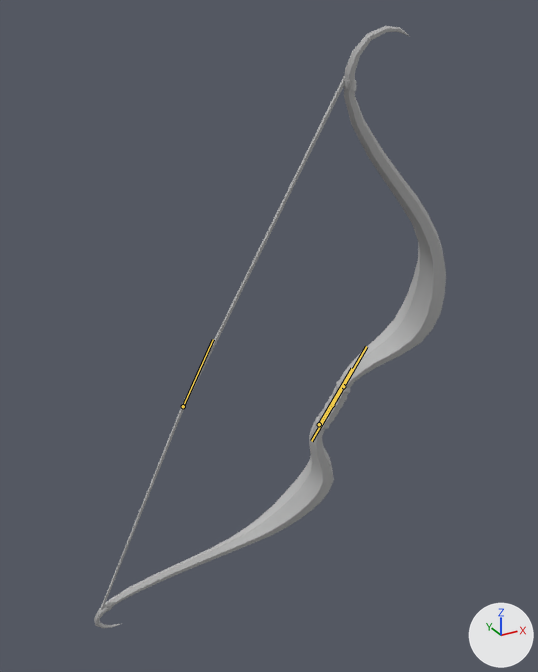
An edit to the FBX model Assets/Prefabs/Bow/Bow (only anim).fbx, drawn before and after from the same camera.
One viewpoint serves both versions: a camera (50 mm lens) standing at (-1.09, -1.55, 0.92) and looking at (-0.2, 0.06, 0.11). Lighting does not change. The marker at lower right points along +X, +Y and +Z. Both versions are drawn at frame 46 of the action 'Bow_StopAim'; the numbers are the values there. The bones that bend it are drawn over the model as lines.

Names of what the first picture shows: 'Bow_Mesh'.
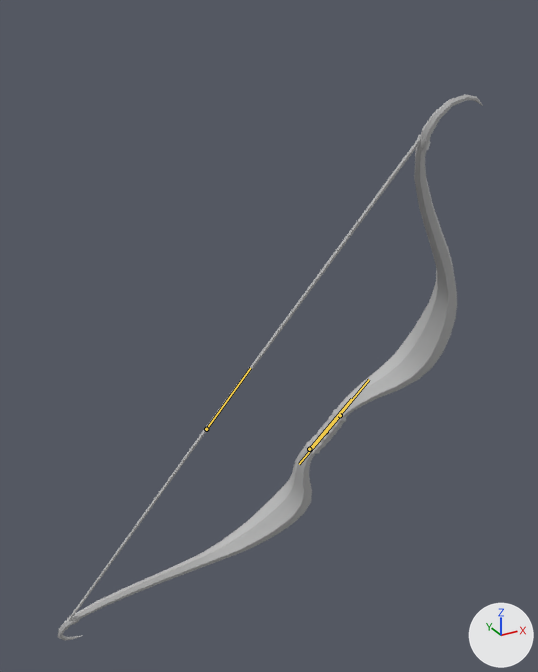
Changed parts and their boxes (x1, y1, x2, y2) in the pictures (538 x 672 px):
'Bow_Mesh', posed (21% wider, 9% shorter): before (94, 26, 446, 628); after (58, 95, 483, 640)
bone 'Root', root to tip: before (332, 405) to (366, 346); after (326, 431) to (369, 379)
bone 'String_Joint', root to tip: before (183, 406) to (213, 339); after (206, 429) to (250, 368)

Patch to the scene script:
```diff
--- a/Assets/Prefabs/Bow/Bow (only anim).fbx.py
+++ b/Assets/Prefabs/Bow/Bow (only anim).fbx.py
@@ bone_root @@
 bone_root = bpy.data.objects['Bow_Rig'].pose.bones['Root']
-bone_root.location = (0.0, -14.4, -4.3)
-bone_root.rotation_quaternion = (0.977, 0.164, -0.007, -0.134)  # degrees (19, 2, -15)
+bone_root.location = (0.0, -25.0, -7.2)
+bone_root.rotation_quaternion = (0.959, 0.194, 0.045, -0.203)  # degrees (21, 10, -22)
@@ bone_string_joint @@
 bone_string_joint = bpy.data.objects['Bow_Rig'].pose.bones['String_Joint']  # child of 'Root'
-bone_string_joint.location = (2.7, 0.0, 0.0)
+bone_string_joint.location = (5.3, 0.0, 0.0)
```
